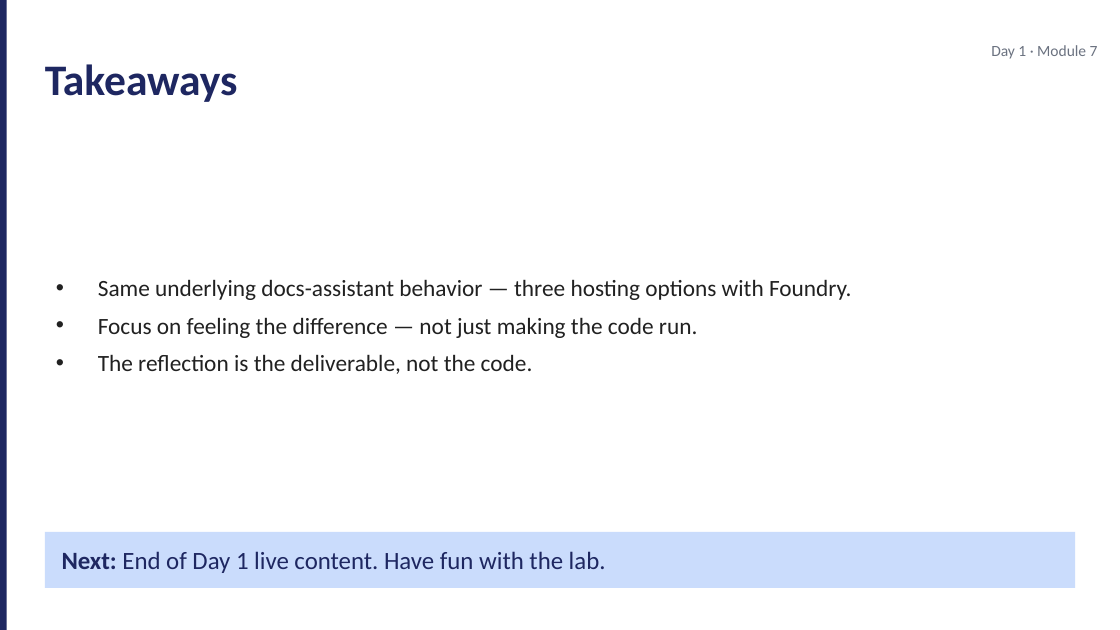
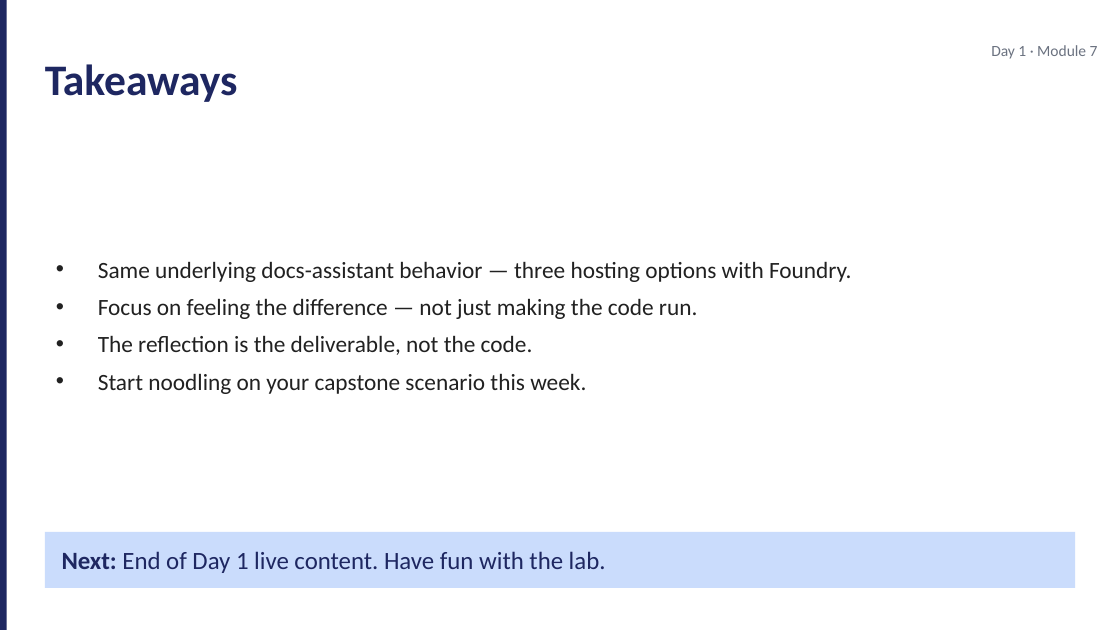
Before and after one commit to JimPiquant/Building-AI-Apps-and-Agents, a slide deck: slide 10 of decks/day1/module-7-lab-kickoff.pptx (slide 9 before the commit). Drawn at 1120x630 pixels with LibreOffice and Linux fonts; fonts in the diff are those of the drawing. Boxes give left, top, right and bottom in pixels: in the first picture for what was removed or moved away, otherwise in the second. Text is boxed around its words. In the diff, an @@ line names an element or a change of style, - is before the commit and + after.

```diff
--- a/decks/day1/module-7-lab-kickoff.pptx
+++ b/decks/day1/module-7-lab-kickoff.pptx
@@ text at (98,373,586,394): paragraph added @@
+• Start noodling on your capstone scenario this week.
```
Also in this commit, not shown: 1 slide added, 9 other files.
